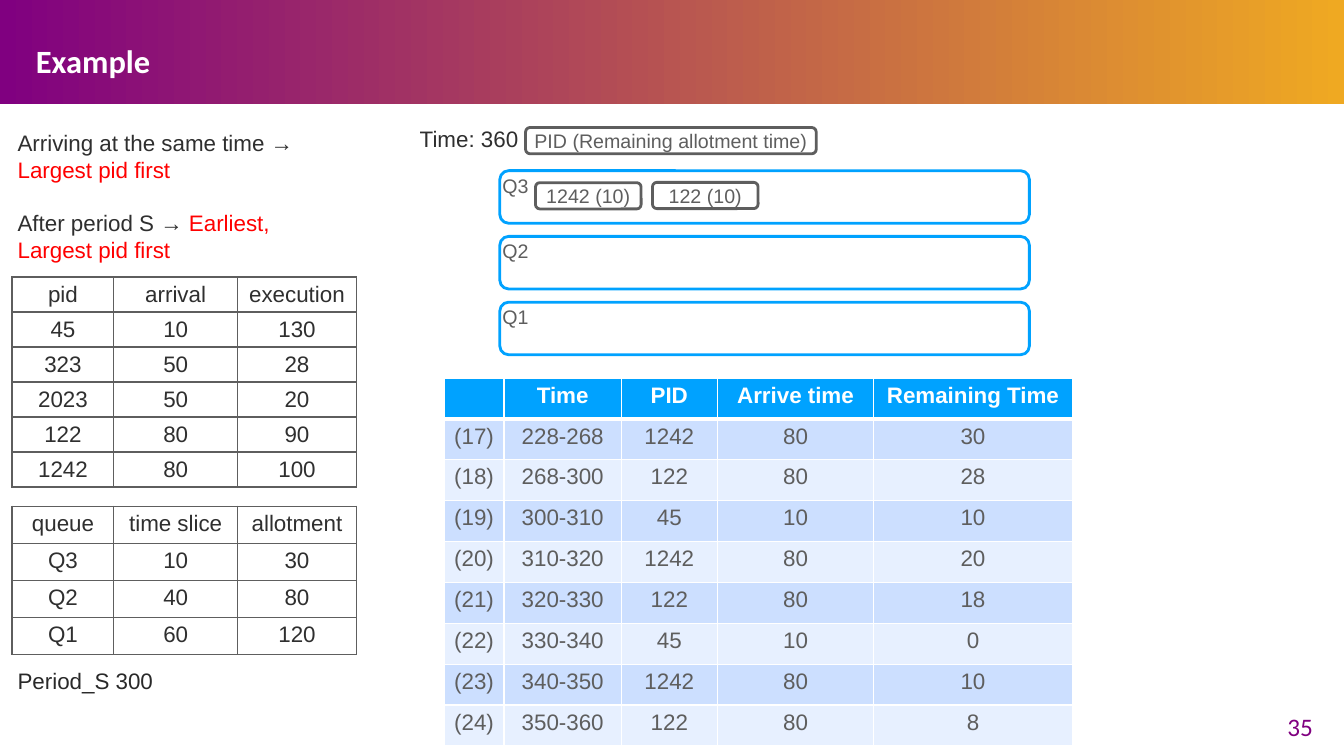
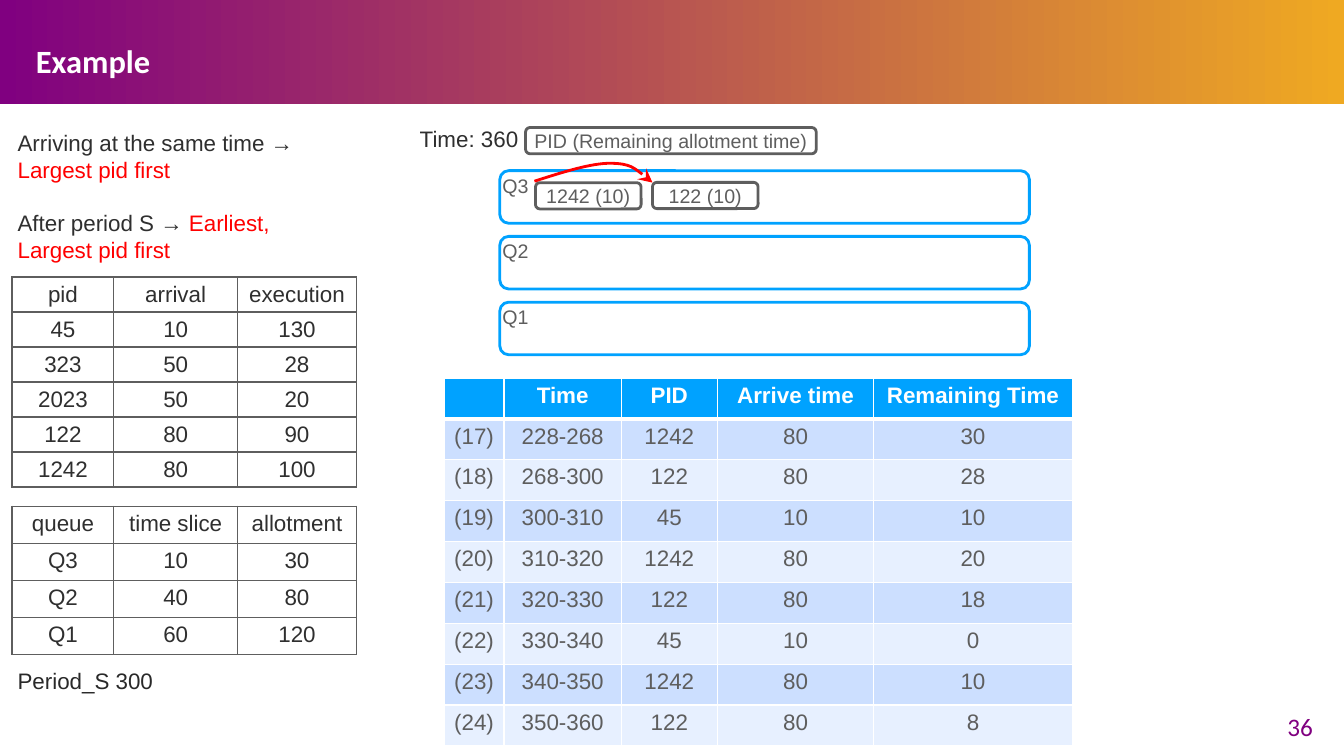
Before and after one commit to henryhxu/CSCI3150, a slide deck: slide 36 of tutorial/T07/tut07.pptx (slide 35 before the commit). Drawn at 1344x756 pixels with LibreOffice and Linux fonts; fonts in the diff are those of the drawing. Boxes give left, top, right and bottom in pixels: in the first picture for what was removed or moved away, otherwise in the second. Text is boxed around its words. In the diff, an @@ line names an element or a change of style, - is before the commit and + after.

```diff
--- a/tutorial/T07/tut07.pptx
+++ b/tutorial/T07/tut07.pptx
@@ freeform shape added at (534,163,652,182), outline #FF0000 2 pt @@
@@ page number at (1287,719,1313,737): text changed @@
-35
+36
```
Also in this commit, not shown: 15 other slides changed, 1 slide added.
